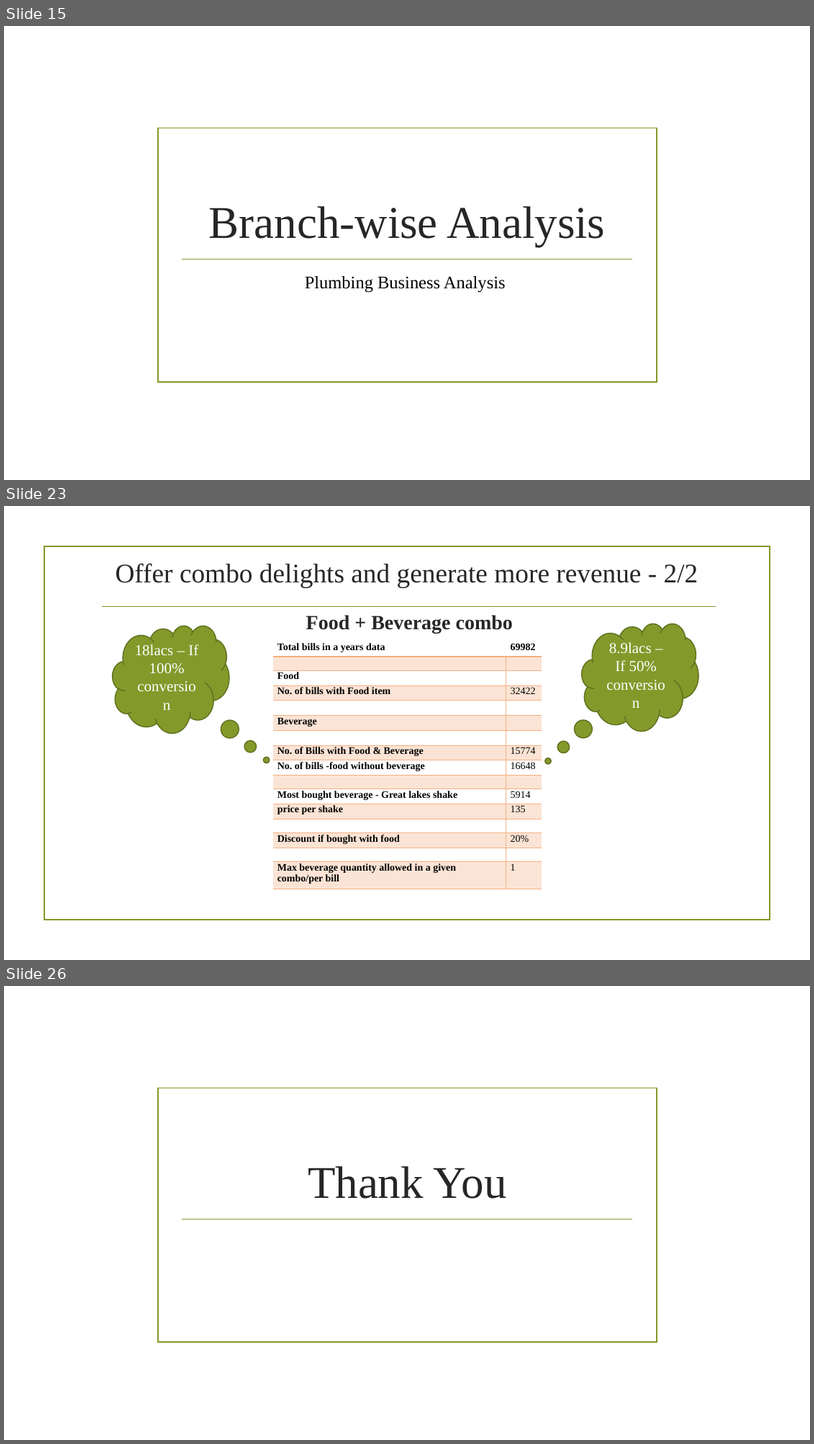
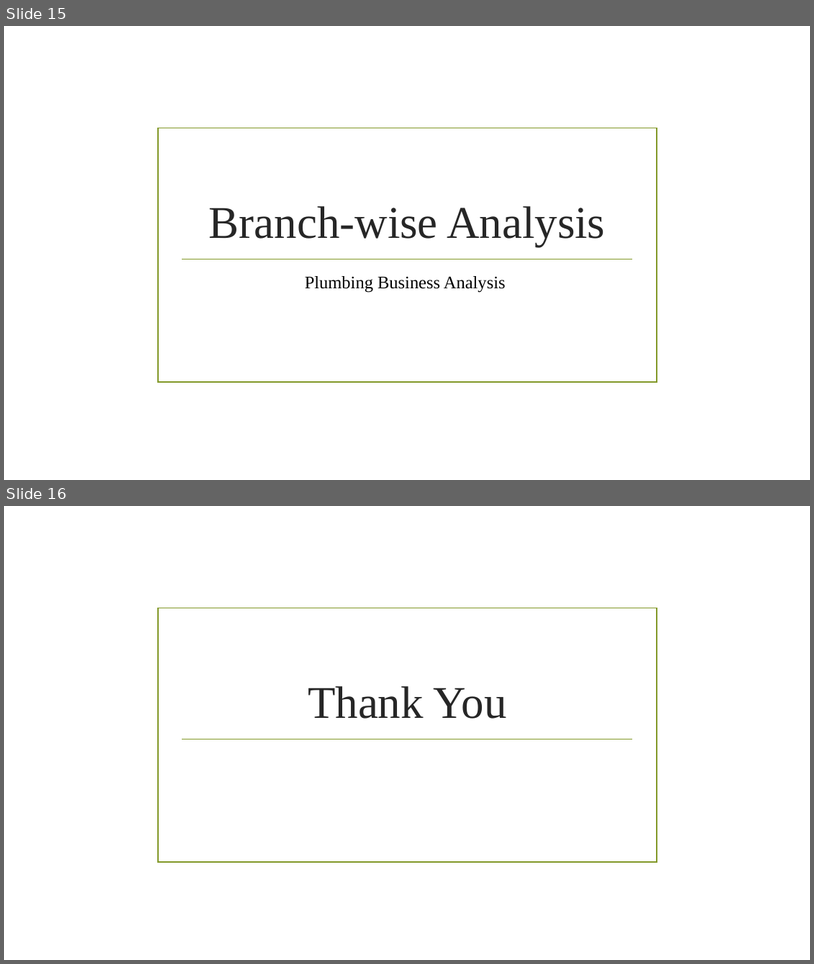
Before and after one commit to bhavsar-dushyant/Target-Marketing-and-Demand-forecasting-Live-data-, a slide deck: Plumbing Business Analysis.pptx. Shown one above the other, each under a label of ours: slides 15, 23 and 26 before the commit, slides 15 and 16 after it; the slides between them are not shown. The pictures are 814x1444 and 814x964 pixels, drawn with LibreOffice and Linux fonts; fonts in the diff are those of the drawing; background and template pictures are left out. Boxes give left, top, right and bottom in pixels: in the first picture for what was removed or moved away, otherwise in the second. Text is boxed around its words. In the diff, an @@ line names an element or a change of style, - is before the commit and + after.

```diff
--- a/Plumbing Business Analysis.pptx
+++ b/Plumbing Business Analysis.pptx
@@ slide 23 removed at <box>4,506,810,960</box>, background picture (left out) @@
@@ rectangle removed at <box>44,546,770,920</box> @@
@@ title removed at <box>116,563,699,587</box> @@
-Offer combo delights and generate more revenue - 2/2
@@ line removed from (102, 606) to (717, 606) @@
@@ thought cloud removed at <box>112,626,229,733</box> @@
-18lacs – If 100% conversion
@@ text removed at <box>306,615,513,633</box> @@
-Food + Beverage combo
@@ thought cloud removed at <box>582,623,699,731</box> @@
-8.9lacs – If 50% conversion
@@ table removed at <box>273,641,543,888</box>, 16 rows, 2 columns @@
-Total bills in a years data | 69982
- | 
-Food | 
-No. of bills with Food item | 32422
- | 
-Beverage | 
- | 
-No. of Bills with Food & Beverage | 15774
-No. of bills -food without beverage | 16648
- | 
-Most bought beverage - Great lakes shake | 5914
-price per shake | 135
- | 
-Discount if bought with food | 20%
- | 
-Max beverage quantity allowed in a given combo/per bill | 1
@@ what was slide 26 is now slide 16 @@
```
Also in this commit, not shown: 9 other slides removed.
